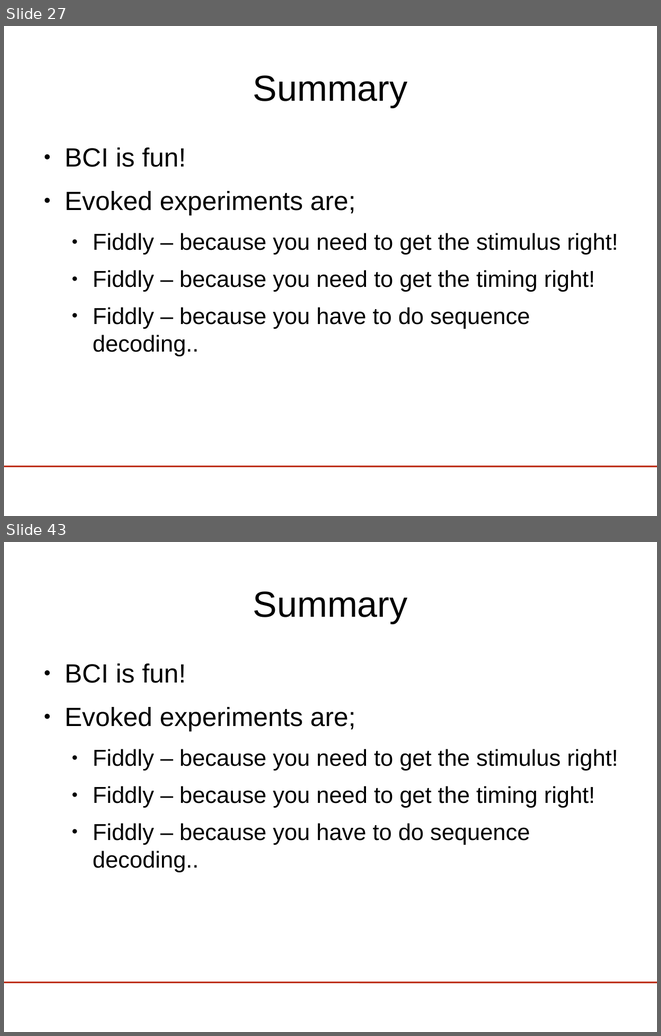
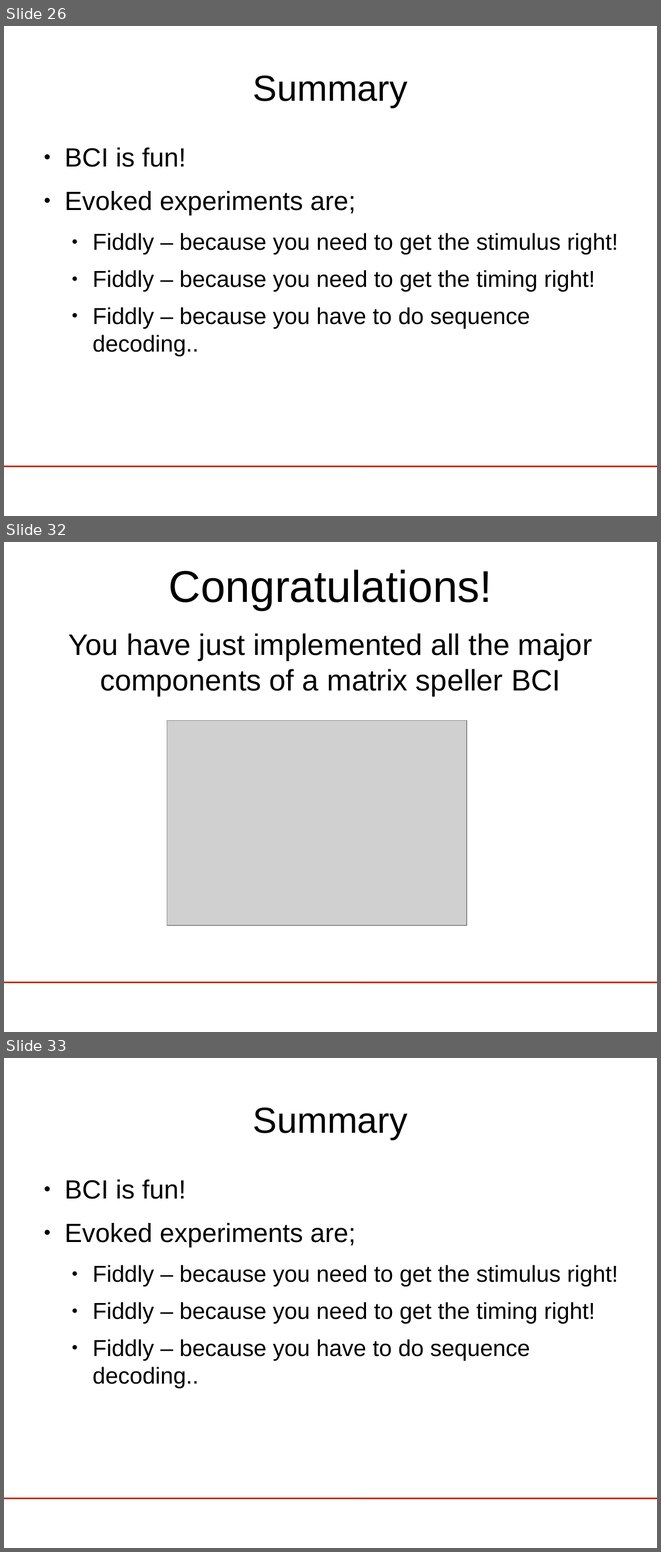
Before and after one commit to riccardosamperna/buffer_bci, a slide deck: tutorial/lect5-visspell/visualSpeller.odp. Shown one above the other, each under a label of ours: slides 27 and 43 before the commit, slides 26, 32 and 33 after it; the slides between them are not shown. The pictures are 661x1036 and 661x1552 pixels, drawn with LibreOffice and Linux fonts; fonts in the diff are those of the drawing; grey boxes stand for pictures; background and template pictures are left out. Boxes give left, top, right and bottom in pixels: in the first picture for what was removed or moved away, otherwise in the second. Text is boxed around its words. In the diff, an @@ line names an element or a change of style, - is before the commit and + after.

```diff
--- a/tutorial/lect5-visspell/visualSpeller.odp
+++ b/tutorial/lect5-visspell/visualSpeller.odp
@@ slide 32 added at [4,542,657,1032], background #FFFFFF; not listed: 1 template element that a slide beside it also shows @@
@@ title added at [169,570,492,610], 54 pt, text #000000 @@
+Congratulations!
@@ text added at [69,633,592,696], 36 pt, text #000000 @@
+You have just implemented all the major components of a matrix speller BCI
@@ picture added at [167,721,467,925] @@
@@ what was slide 27 is now slide 26 @@
@@ what was slide 43 is now slide 33 @@
```
Also in this commit, not shown: 1 slide changed, 5 other slides added, 16 slides removed, 3 other files.
